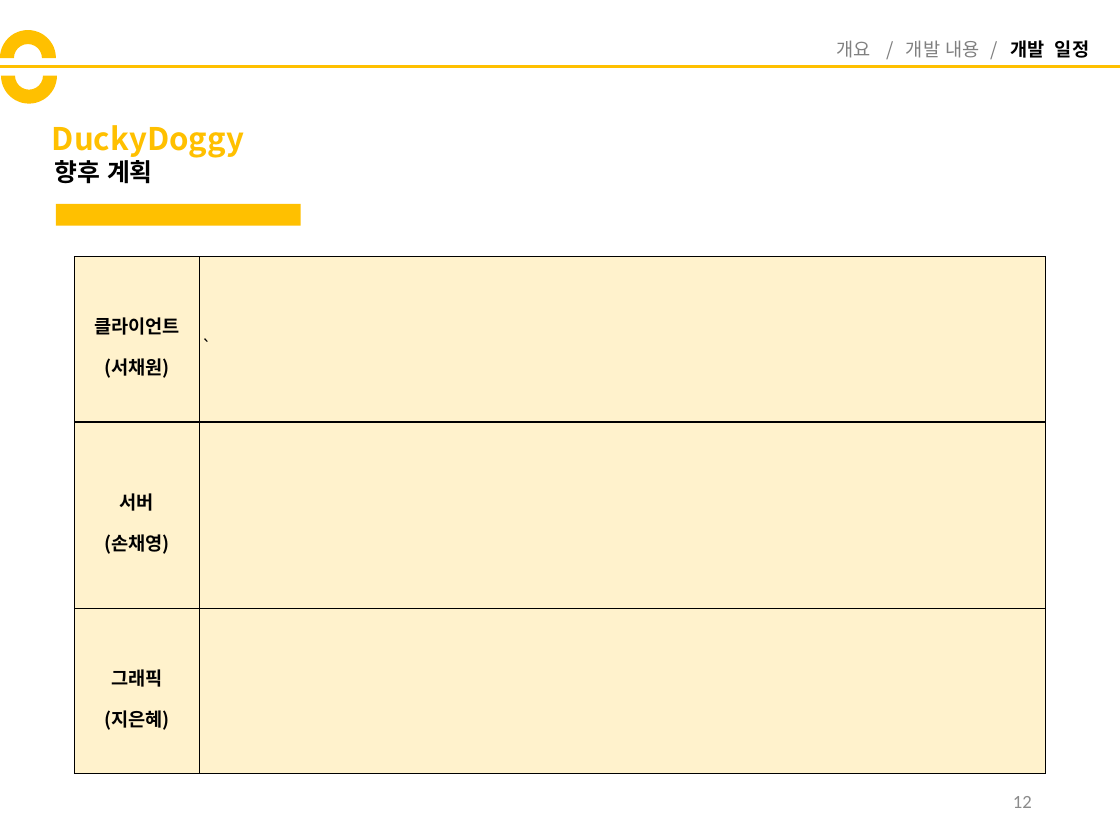
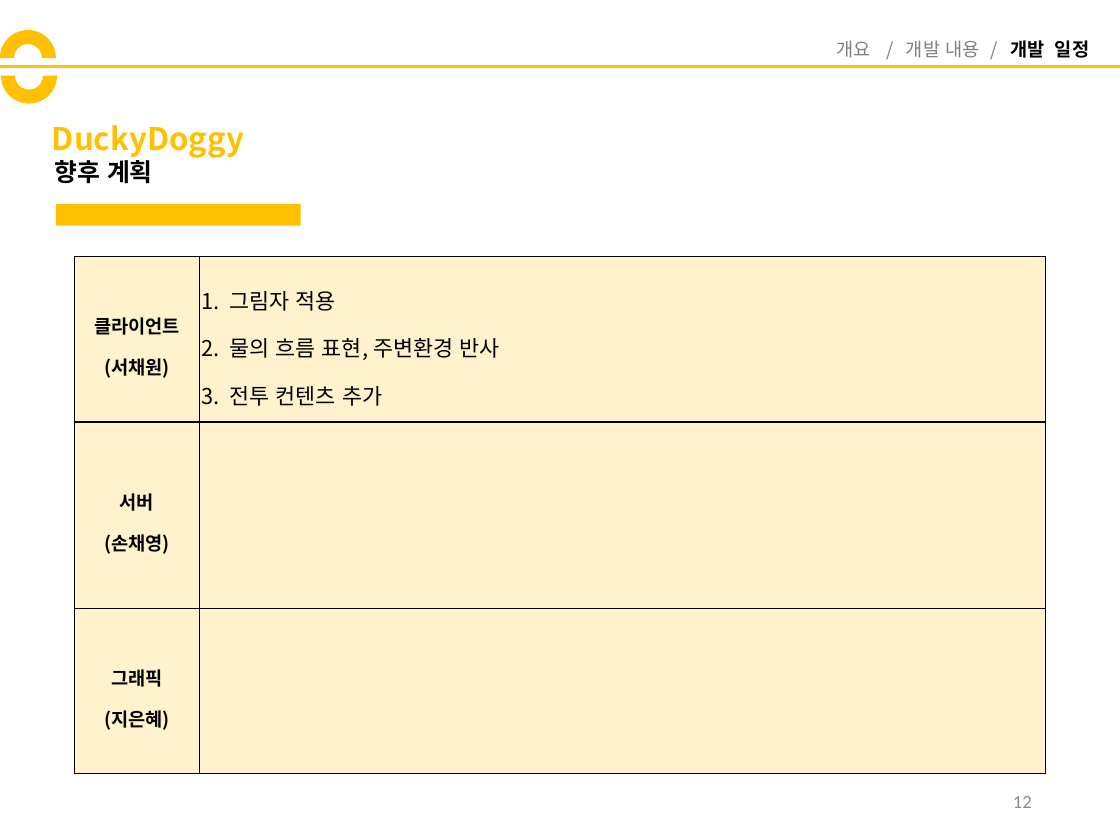
Before and after one commit to codnsj81/HuffAndPuff, a slide deck: slide 12 of 기획 문서/DuckyDoggy_중간발표.pptx. Drawn at 1120x840 pixels with LibreOffice and Linux fonts; fonts in the diff are those of the drawing. Boxes give left, top, right and bottom in pixels: in the first picture for what was removed or moved away, otherwise in the second. Text is boxed around its words. In the diff, an @@ line names an element or a change of style, - is before the commit and + after.

Commit message:
중간발표 ppt 내꺼 아주 조금 추가

```diff
--- a/기획 문서/DuckyDoggy_중간발표.pptx
+++ b/기획 문서/DuckyDoggy_중간발표.pptx
@@ table at [75, 256, 1045, 774] @@
-row 1, column 2: `
+row 1, column 2: 그림자 적용 / 물의 흐름 표현, 주변환경 반사 / 전투 컨텐츠 추가
```
Also in this commit, not shown: 2 other slides changed.
